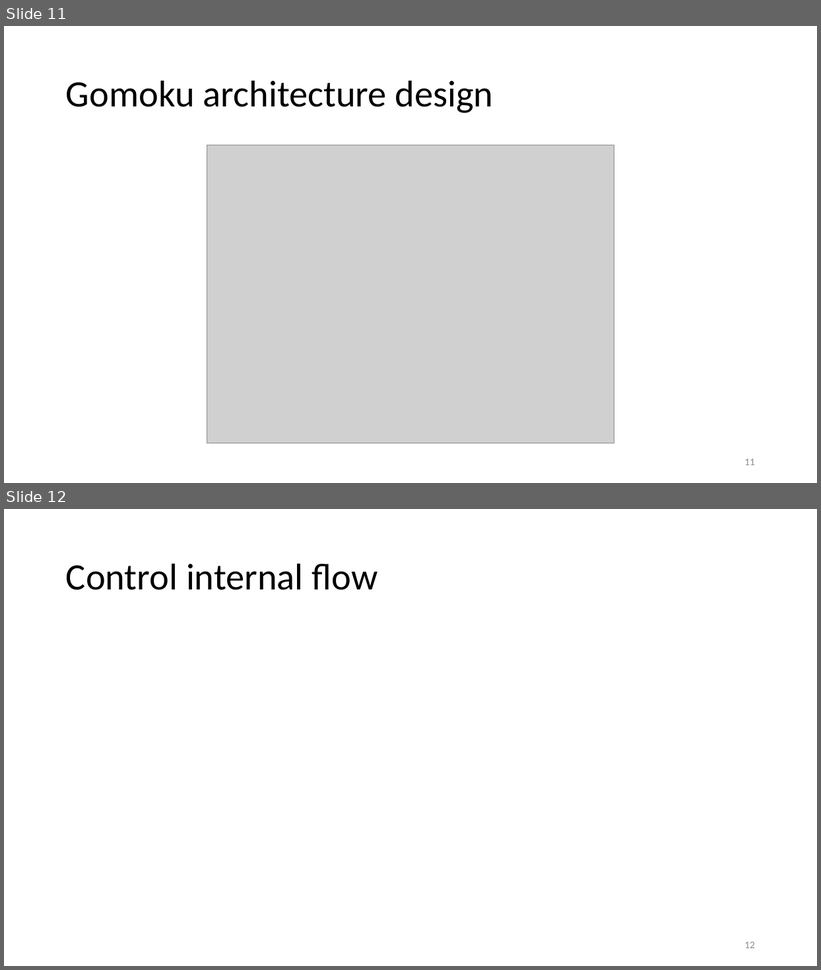
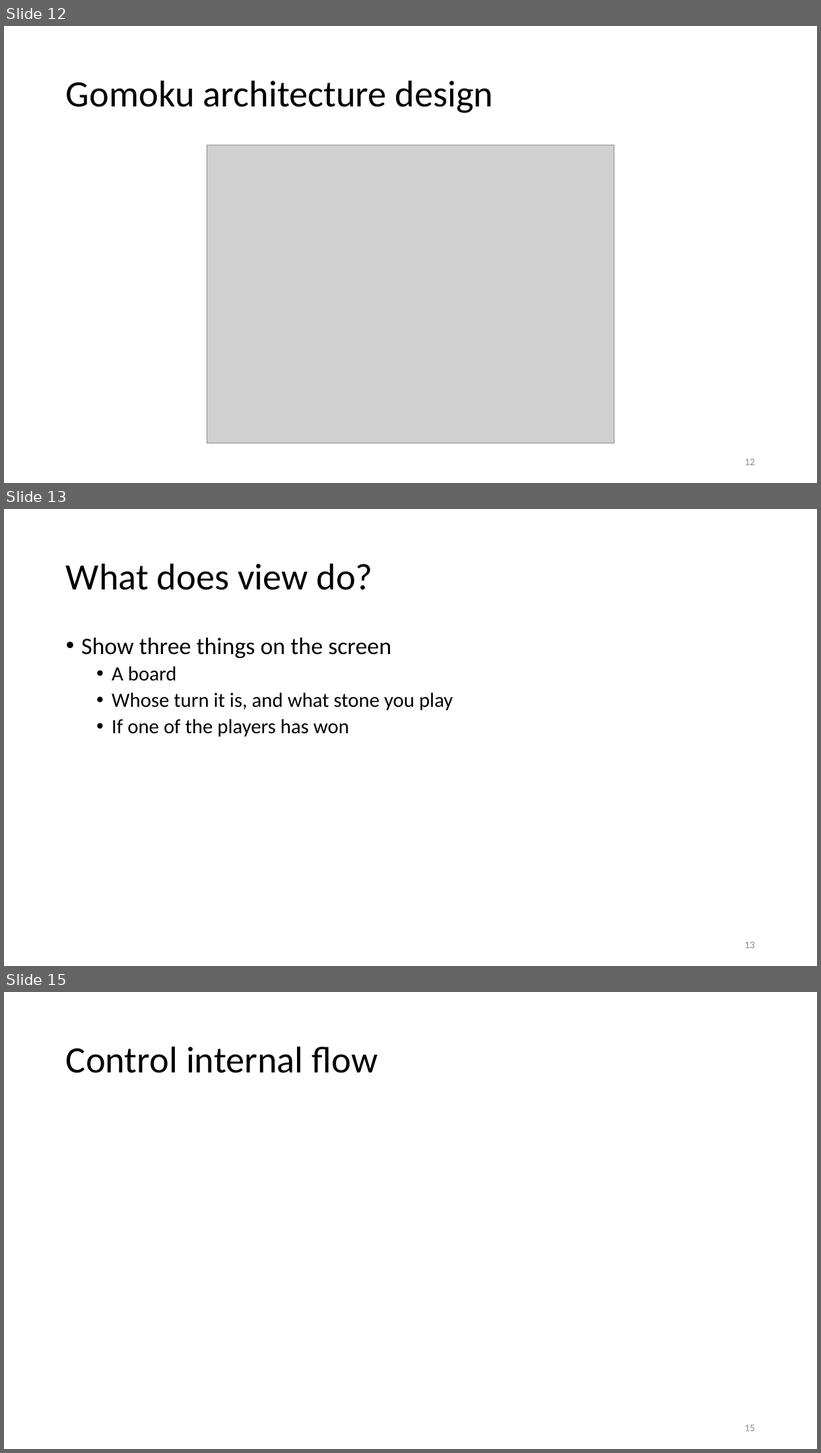
Before and after one commit to tongzhou80/cs6100, a slide deck: slides/Lecture3.pptx. Shown one above the other, each under a label of ours: slides 11 and 12 before the commit, slides 12, 13 and 15 after it; the slides between them are not shown. The pictures are 821x970 and 821x1453 pixels, drawn with LibreOffice and Linux fonts; fonts in the diff are those of the drawing; grey boxes stand for pictures; background and template pictures are left out. Boxes give left, top, right and bottom in pixels: in the first picture for what was removed or moved away, otherwise in the second. Text is boxed around its words. In the diff, an @@ line names an element or a change of style, - is before the commit and + after.

```diff
--- a/slides/Lecture3.pptx
+++ b/slides/Lecture3.pptx
@@ slide 13 added at (x1=4, y1=509, x2=817, y2=966), background #FFFFFF @@
@@ title added at (x1=66, y1=563, x2=373, y2=590), 44 pt, text #000000 @@
+What does view do?
@@ text added at (x1=81, y1=638, x2=453, y2=737), 24 pt, text #000000 @@
+• Show three things on the screen
+  • A board
+  • Whose turn it is, and what stone you play
+  • If one of the players has won
@@ page number added at (x1=745, y1=942, x2=755, y2=949), 12 pt, text #8C8C8C @@
+13
@@ what was slide 11 is now slide 12 @@
@@ page number at (x1=745, y1=459, x2=755, y2=466): text changed @@
-11
+12
@@ what was slide 12 is now slide 15 @@
@@ page number at (x1=745, y1=1425, x2=755, y2=1432): text changed @@
-12
+15
```
Also in this commit, not shown: 2 other slides added, 1 other file.
